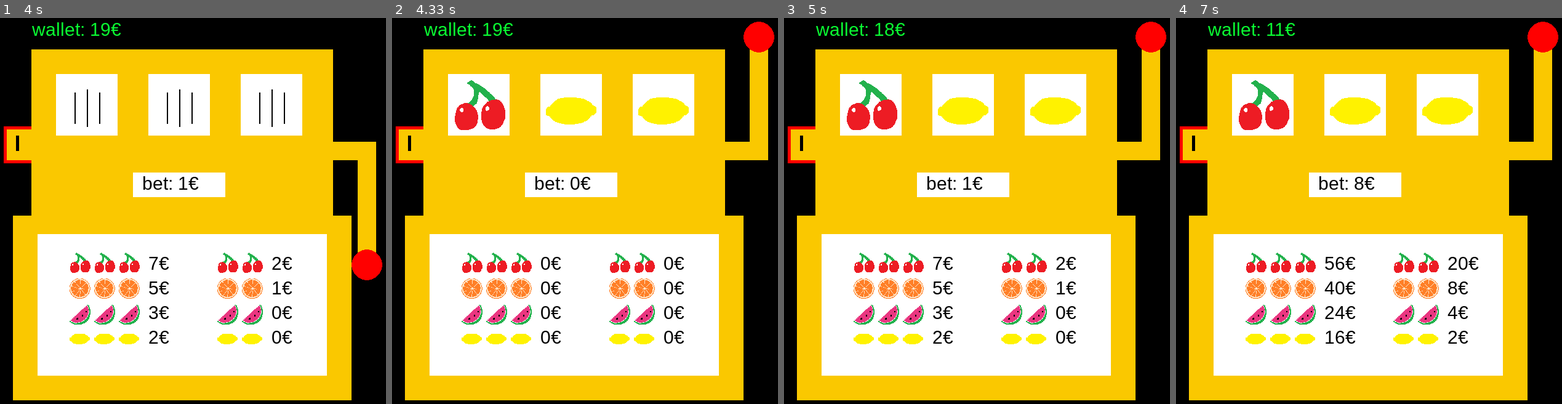
Above: before the commit, frames 1-4 (left to right).
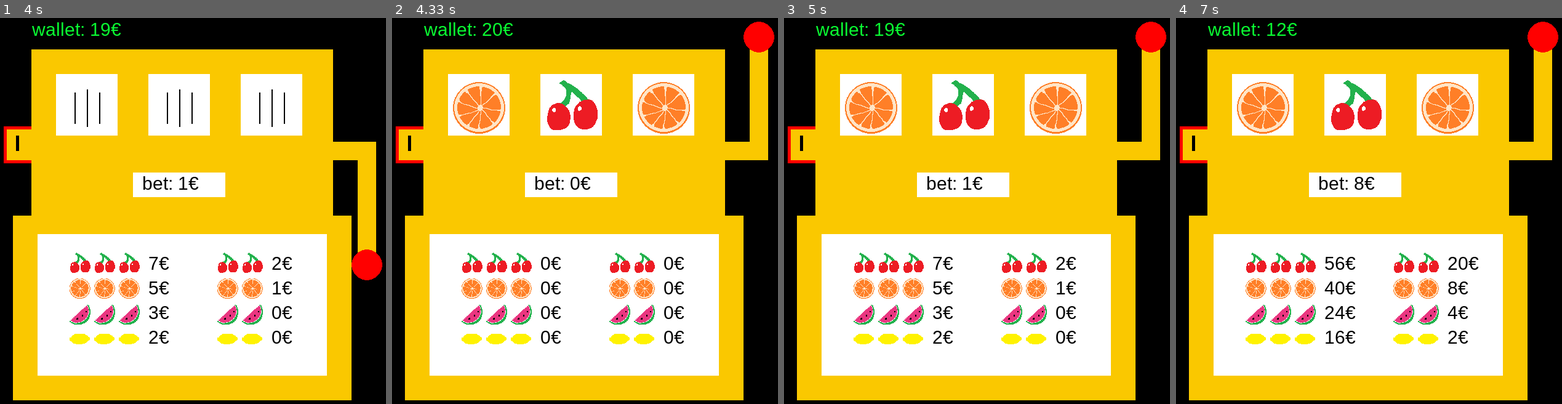
Above: after the commit, the same moments.

Repository: Wyrmi/Pygame_Slot
Game: pygame game, started from main.py
Two runs of this game, one before a commit and one after it. Both use one fixed random seed, a clock stepped at 60 frames per second and the inputs below.
Inputs (mouse positions are in pixels of both pictures, inside the frame that each line leads up to):
- Up to frame 1 (4 s): tap Enter at 0.33 s; click (23, 160) at 0.72 s; click (362, 37) at 1.05 s
- Up to frame 2 (4.33 s): no input
- Up to frame 3 (5 s): tap Space at 4.73 s
- Up to frame 4 (7 s): tap Space at 5.13, 5.43, 5.7, 6.03, 6.33, 6.47, 6.87 s

Frame 1 is identical in both runs. In frame 2, 4.0% of the frame differs, in the area x 15-78%, y 1-30%; in frame 3, 4.0%; in frame 4, 4.1%.

Commit message:
Update main.py

Diff:
--- a/main.py
+++ b/main.py
@@ -26,7 +26,6 @@
 
     def updateView(self):
         self.display.fill((0,0,0))
-
         #draw slot machine
         pygame.draw.rect(self.display, (255, 0, 0), (55, 225, 50, 60))
         pygame.draw.rect(self.display, (250, 200, 0), (100, 100, 490, 270))
@@ -131,9 +130,9 @@
             #no bet placed
             return
         self.housewin += self.bet
-        nextrow = [0,3,3]
-        #for i in range(0,3):
-         #   nextrow.append(random.randint(0,len(self.images)-1))
+        nextrow = []
+        for i in range(0,3):
+            nextrow.append(random.randint(0,len(self.images)-1))
         self.row = nextrow
         if len(set(nextrow)) ==1:
             #x3
